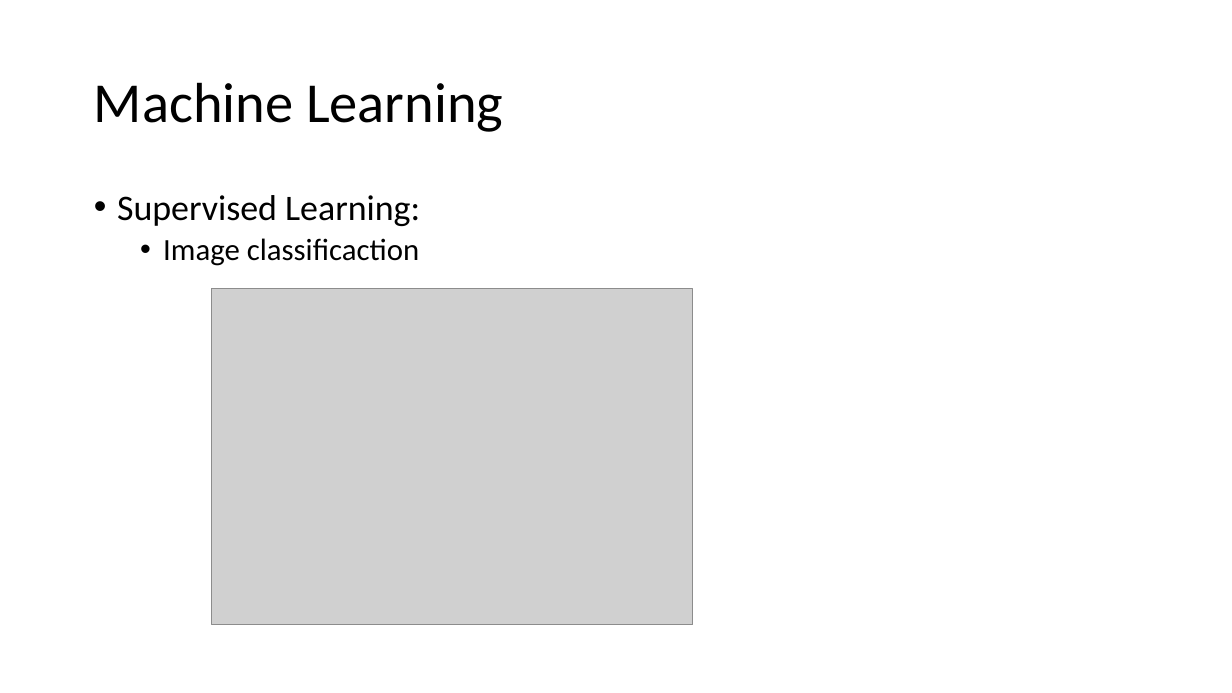
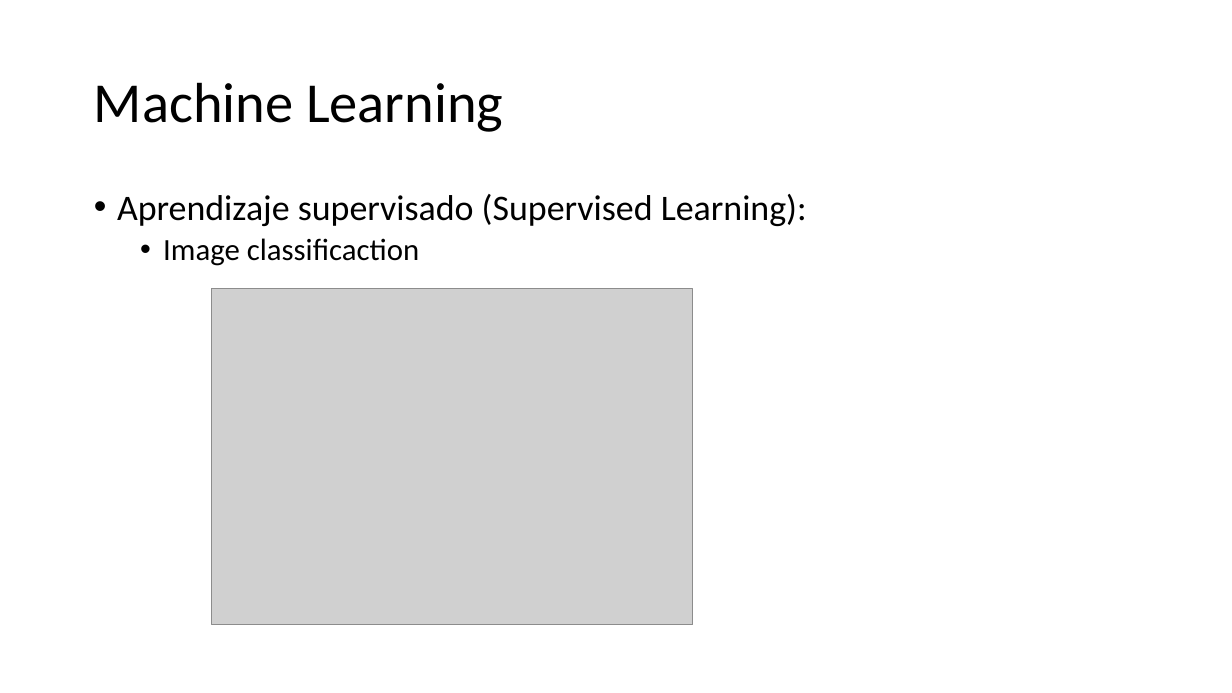
Before and after one commit to jamp00/Image-Clasification, a slide deck: slide 6 of Image clasification multilabel.pptx. Drawn at 1232x693 pixels with LibreOffice and Linux fonts; fonts in the diff are those of the drawing; grey boxes stand for pictures; background and template pictures are left out. Boxes give left, top, right and bottom in pixels: in the first picture for what was removed or moved away, otherwise in the second. Text is boxed around its words. In the diff, an @@ line names an element or a change of style, - is before the commit and + after.

```diff
--- a/Image clasification multilabel.pptx
+++ b/Image clasification multilabel.pptx
@@ text at [117,194,807,226]: text changed @@
-• Supervised Learning:
+• Aprendizaje supervisado (Supervised Learning):
```
Also in this commit, not shown: 4 other slides changed, 2 other files.
